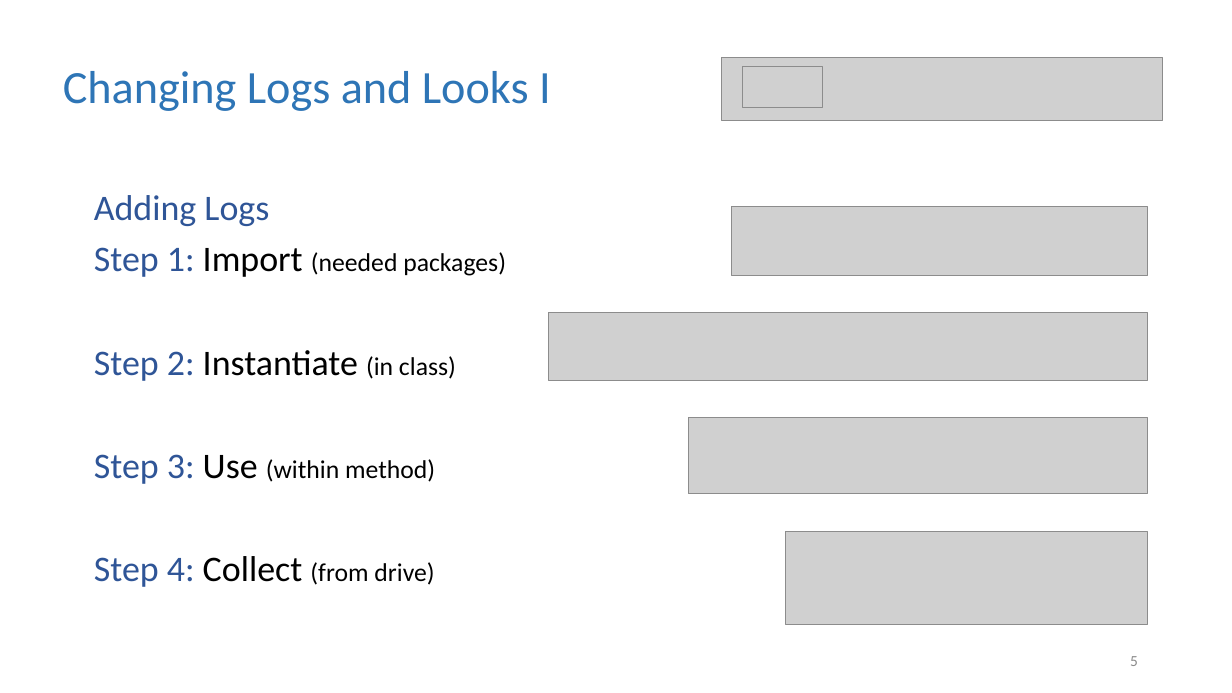
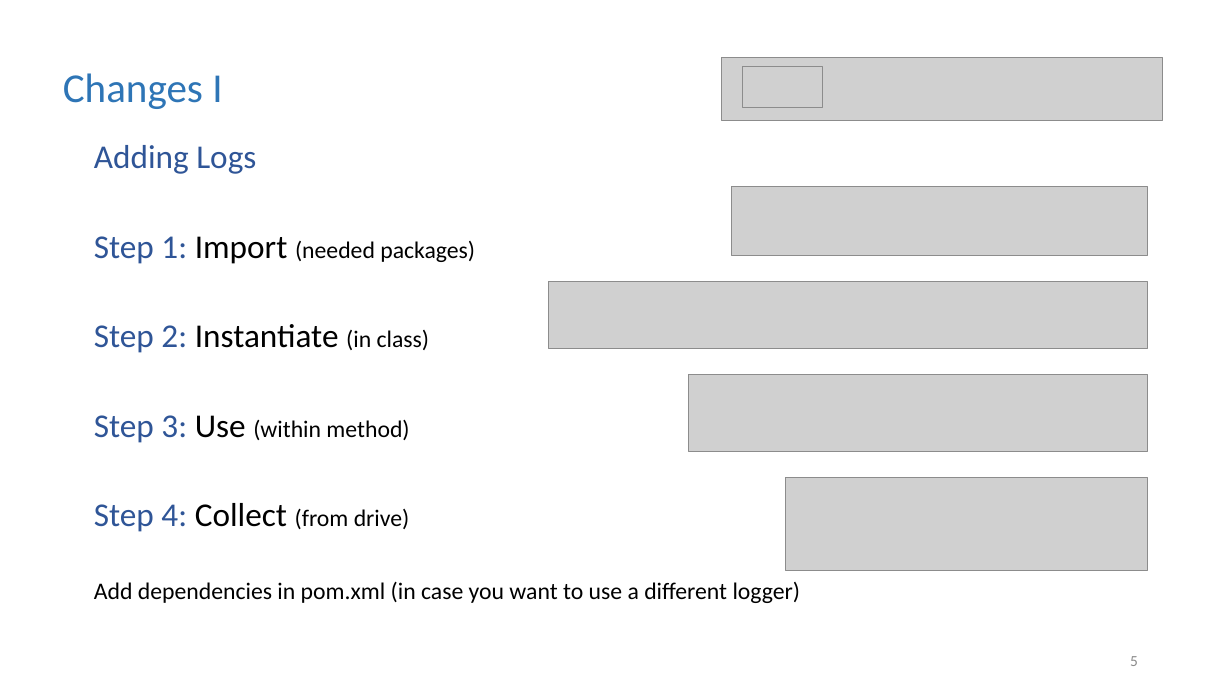
Before and after one commit to christophergalli/Team_Habsburg, a slide deck: slide 5 of GeneService_Presentation.pptx. Drawn at 1232x693 pixels with LibreOffice and Linux fonts; fonts in the diff are those of the drawing; grey boxes stand for pictures. Boxes give left, top, right and bottom in pixels: in the first picture for what was removed or moved away, otherwise in the second. Text is boxed around its words. In the diff, an @@ line names an element or a change of style, - is before the commit and + after.

```diff
--- a/GeneService_Presentation.pptx
+++ b/GeneService_Presentation.pptx
@@ text at box(63, 73, 222, 109): text changed; size 36 to 32 pt @@
-Changing Logs and Looks I
+Changes I
@@ text "Adding Logs": place and size @@
-text "Adding Logs" at box(94, 195, 506, 587)
+text "Adding Logs" at box(94, 145, 801, 603)
@@ text at box(94, 145, 475, 532): size 28 to 25.9 pt in "Adding Logs", "Step 1: Import", "Step 2: Instantiate", "Step 3: Use" and 1 more places; size 20 to 18.5 pt in "(needed packages)", "(in class)", "(within method)", "(from drive)"; line spacing 0.9 to 0.8 @@
@@ picture: place and size @@
-picture at box(731, 207, 1147, 275)
+picture at box(731, 187, 1147, 255)
@@ picture: place and size @@
-picture at box(549, 312, 1148, 380)
+picture at box(549, 281, 1148, 348)
@@ picture: place and size @@
-picture at box(689, 418, 1148, 494)
+picture at box(689, 375, 1148, 452)
@@ picture: place and size @@
-picture at box(786, 531, 1148, 625)
+picture at box(786, 478, 1148, 571)
@@ text at box(94, 582, 801, 603): paragraph added @@
+Add dependencies in pom.xml (in case you want to use a different logger)
```
Also in this commit, not shown: 7 other slides changed, 2 slides added, 1 other file.
